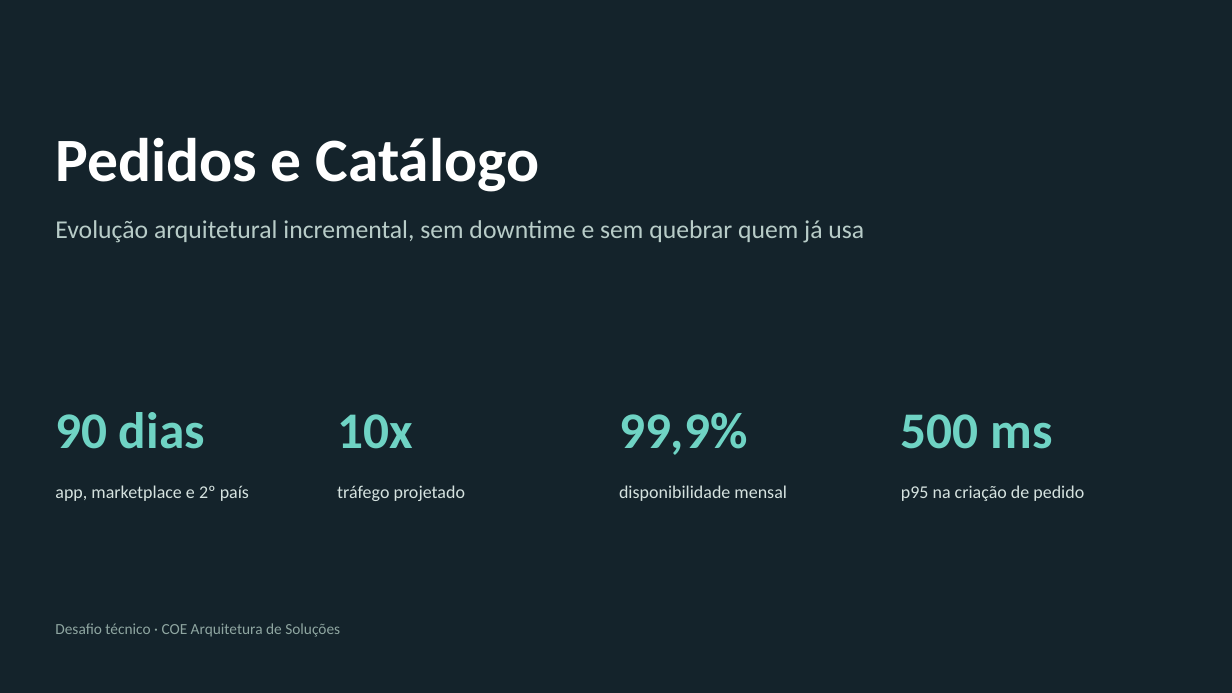
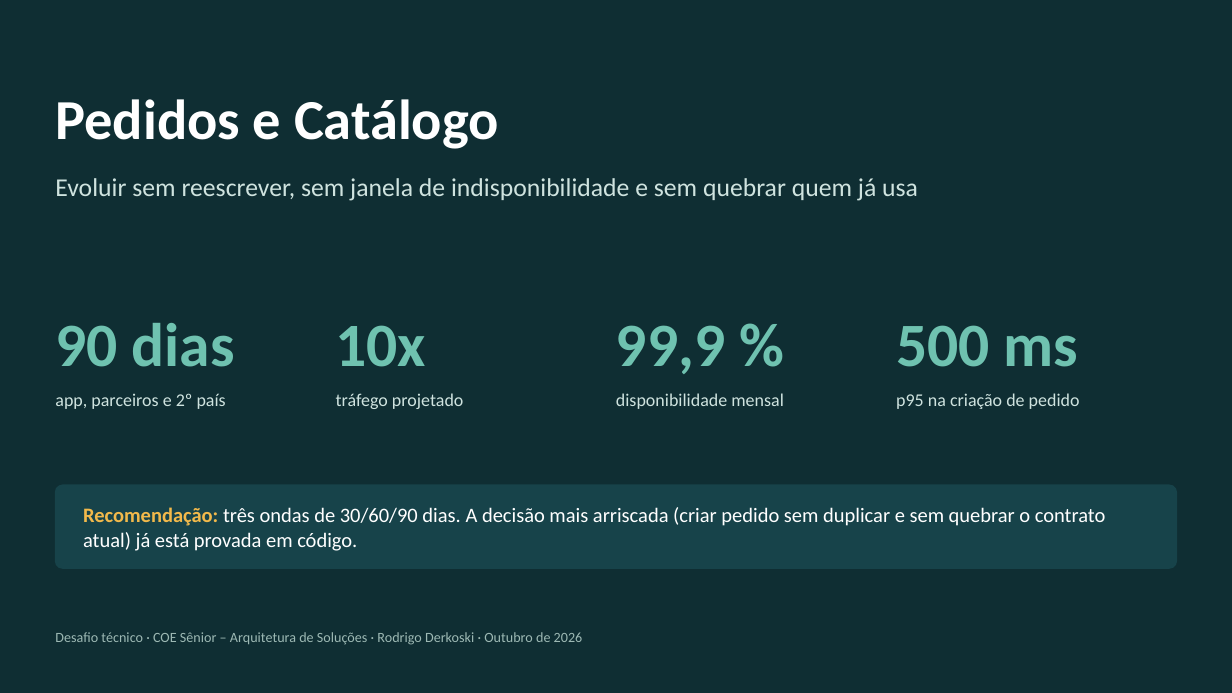
Before and after one commit to Derkoski/pedidos-catalogo, a slide deck: slide 1 of entregaveis/apresentacao.pptx. Drawn at 1232x693 pixels with LibreOffice and Linux fonts; fonts in the diff are those of the drawing. Boxes give left, top, right and bottom in pixels: in the first picture for what was removed or moved away, otherwise in the second. Text is boxed around its words. In the diff, an @@ line names an element or a change of style, - is before the commit and + after.

```diff
--- a/entregaveis/apresentacao.pptx
+++ b/entregaveis/apresentacao.pptx
@@ background #14232B to #0F2E33 @@
@@ text "Pedidos e Catálogo": place and size @@
-text "Pedidos e Catálogo" at [55,137,539,192]
+text "Pedidos e Catálogo" at [55,99,499,149]
@@ text "Pedidos e Catálogo" at [55,99,499,149]: size 48 to 44 pt @@
@@ text at [55,178,918,201]: text changed; text colour #B8CCC8 to #CFE3DF @@
-Evolução arquitetural incremental, sem downtime e sem quebrar quem já usa
+Evoluir sem reescrever, sem janela de indisponibilidade e sem quebrar quem já usa
@@ text "90 dias": place and size @@
-text "90 dias" at [55,412,205,449]
+text "90 dias" at [55,323,235,367]
@@ text "10x": place and size @@
-text "10x" at [337,414,413,449]
+text "10x" at [336,325,427,367]
@@ text at [616,325,725,374]: text changed; size 40 to 48 pt; text colour #6FD3C4 to #6FC2B0 @@
-99,9%
+99,9 %
@@ size 40 to 48 pt, text colour #6FD3C4 to #6FC2B0 in 3 elements at [55,323,235,367], [336,325,427,367], [896,325,1079,367] @@
@@ text "500 ms": place and size @@
-text "500 ms" at [901,414,1052,449]
+text "500 ms" at [896,325,1079,367]
@@ text "tráfego projetado": place and size @@
-text "tráfego projetado" at [337,485,465,501]
+text "tráfego projetado" at [336,393,463,409]
@@ text "disponibilidade mensal": place and size @@
-text "disponibilidade mensal" at [619,485,787,501]
+text "disponibilidade mensal" at [616,393,784,409]
@@ text colour #D5E2DF to #CFE3DF in 3 elements at [336,393,463,409], [616,393,784,409], [896,393,1080,409] @@
@@ text "p95 na criação de pedido": place and size @@
-text "p95 na criação de pedido" at [901,485,1084,501]
+text "p95 na criação de pedido" at [896,393,1080,409]
@@ text at [55,393,226,409]: text changed; text colour #D5E2DF to #CFE3DF @@
-app, marketplace e 2º país
+app, parceiros e 2º país
@@ rounded rectangle added at [55,485,1177,568], fill #17434A, outline #17434A 1 pt @@
@@ text added at [83,507,1105,551], 16 pt, text #FFFFFF @@
+Recomendação: três ondas de 30/60/90 dias. A decisão mais arriscada (criar pedido sem duplicar e sem quebrar o contrato atual) já está provada em código.
@@ text at [55,632,583,645]: text changed; size 12 to 11 pt; text colour #8FA6A1 to #9DB9B4 @@
-Desafio técnico · COE Arquitetura de Soluções
+Desafio técnico · COE Sênior – Arquitetura de Soluções · Rodrigo Derkoski · Outubro de 2026
```
Also in this commit, not shown: 5 other slides changed, 4 slides added, 17 slides removed, 11 other files.
